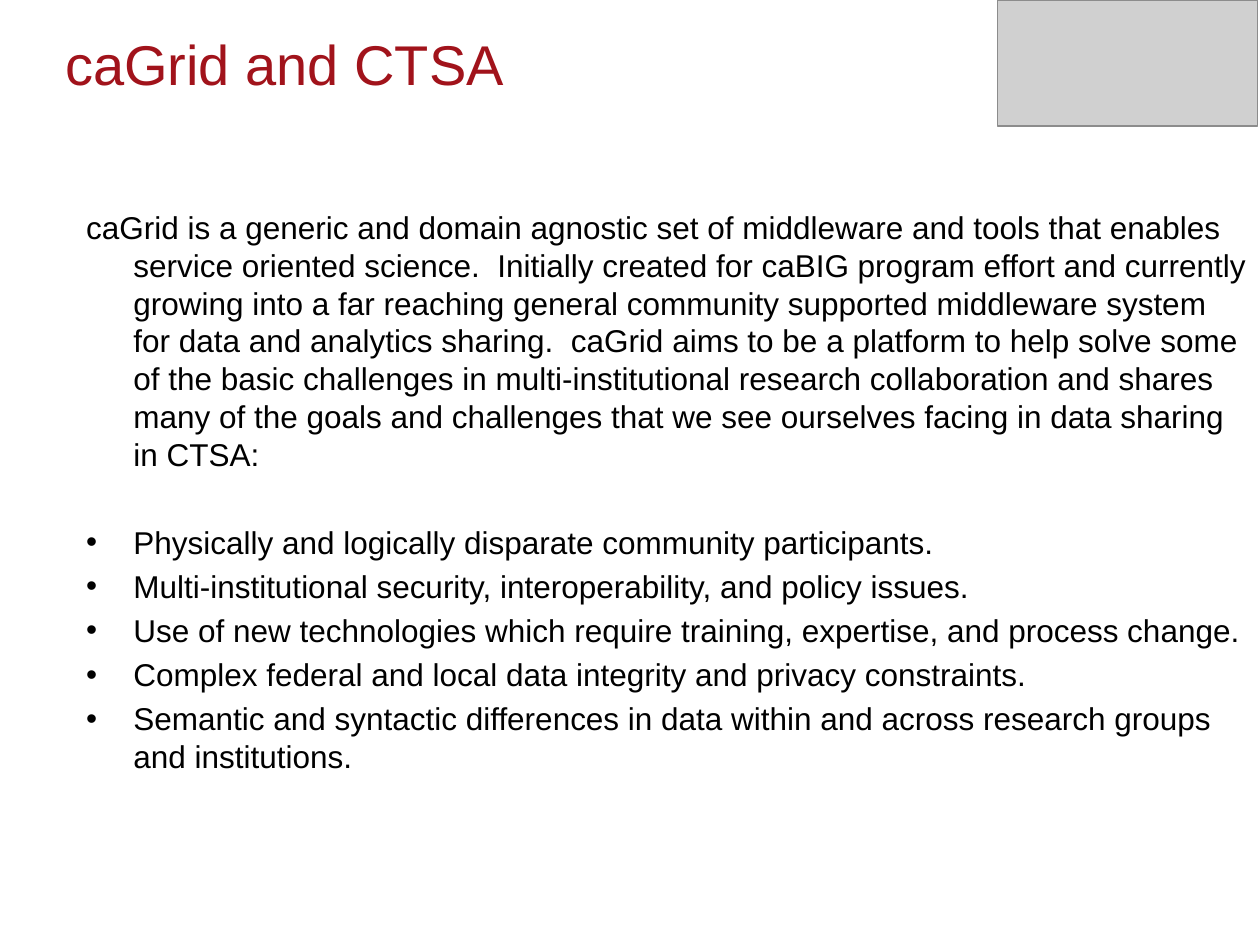
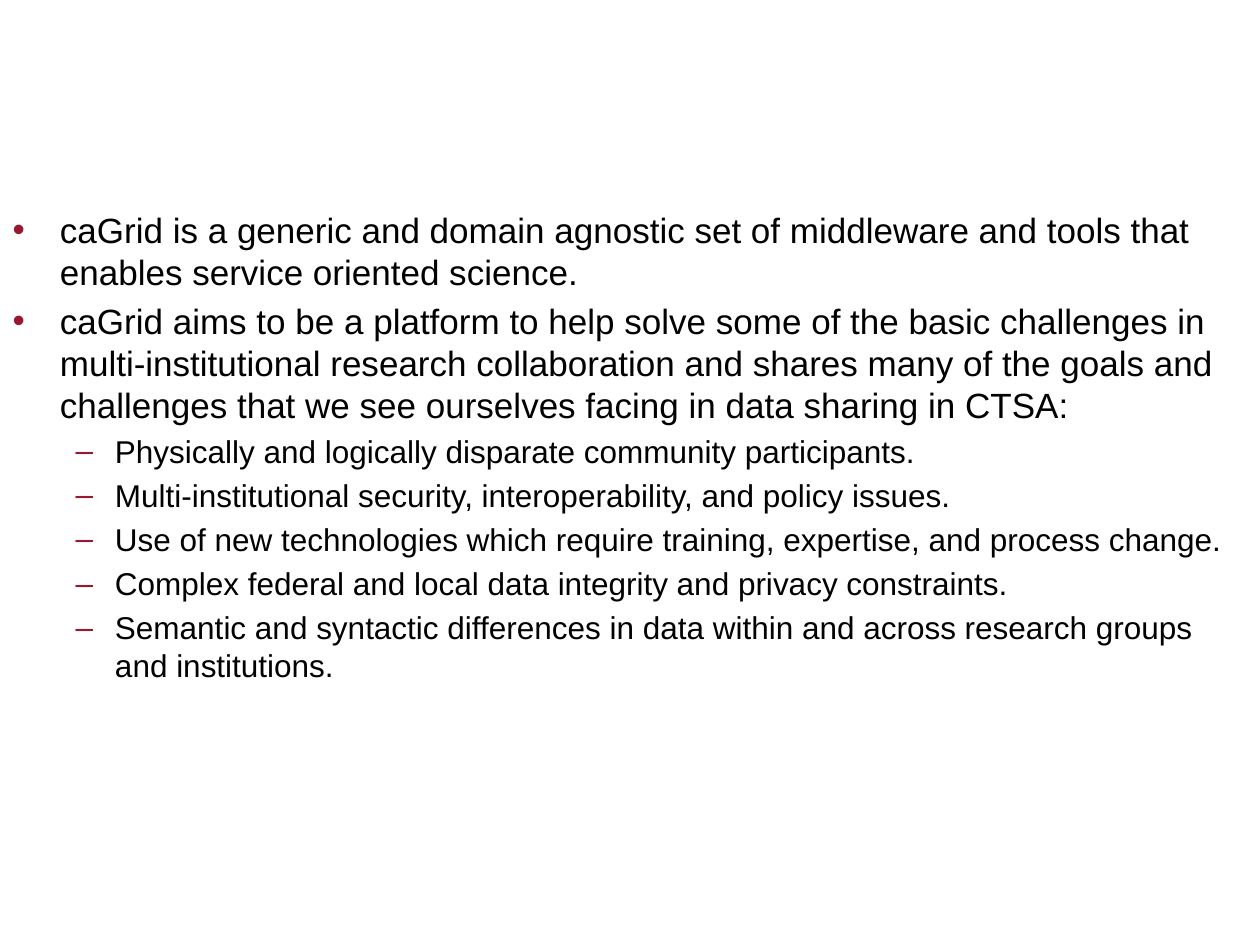
Before and after one commit to NCIP/cagrid-docs, a slide deck: slide 3 of general/presentations/200910_VCDE_ARCH/Adopting-Adapting-caGrid.pptx. Drawn at 1260x945 pixels with LibreOffice and Linux fonts; fonts in the diff are those of the drawing; grey boxes stand for pictures; background and template pictures are left out. Boxes give left, top, right and bottom in pixels: in the first picture for what was removed or moved away, otherwise in the second. Text is boxed around its words. In the diff, an @@ line names an element or a change of style, - is before the commit and + after.

```diff
--- a/general/presentations/200910_VCDE_ARCH/Adopting-Adapting-caGrid.pptx
+++ b/general/presentations/200910_VCDE_ARCH/Adopting-Adapting-caGrid.pptx
@@ title "caGrid and CTSA": place and size @@
-title "caGrid and CTSA" at (65,44,504,86)
+title "caGrid and CTSA" at (965,217,1068,419)
@@ title "caGrid and CTSA" at (965,217,1068,419): text colour #A1131B to #FFFFFF, bold on @@
@@ picture removed at (998,0,1259,126) @@
@@ text "caGrid is a generic and ...": place and size @@
-text "caGrid is a generic and ..." at (86,216,1246,769)
+text "caGrid is a generic and ..." at (60,217,1221,678)
@@ text at (60,217,1212,425): text changed; size 18 to 20 pt @@
-caGrid is a generic and domain agnostic set of middleware and tools that enables service oriented science. Initially created for caBIG program effort and currently growing into a far reaching general community supported middleware system for data and analytics sharing. caGrid aims to be a platform to help solve some of the basic challenges in multi-institutional research collaboration and shares many of the goals and challenges that we see ourselves facing in data sharing in CTSA:
+• caGrid is a generic and domain agnostic set of middleware and tools that enables service oriented science.
+• caGrid aims to be a platform to help solve some of the basic challenges in multi-institutional research collaboration and shares many of the goals and challenges that we see ourselves facing in data sharing in CTSA:
@@ text at (115,440,1221,678): bullet • to –; list level 1 to 2 in "Physically and logically disparate community ..."; list level 1 to 2 in "Multi-institutional security, interoperability, and policy ..."; list level 1 to 2 in "Use of new technologies which ..."; list level 1 to 2 in "Complex federal and local data ..."; list level 1 to 2 in "Semantic and syntactic differences in ..." @@
```
Also in this commit, not shown: 21 other slides changed, 5 slides added, 10 slides removed.
